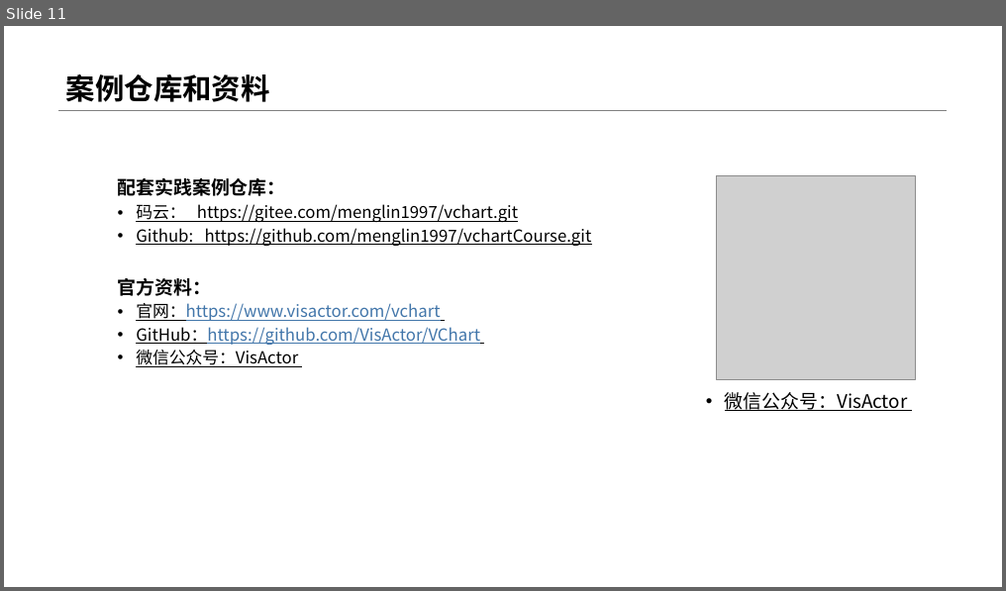
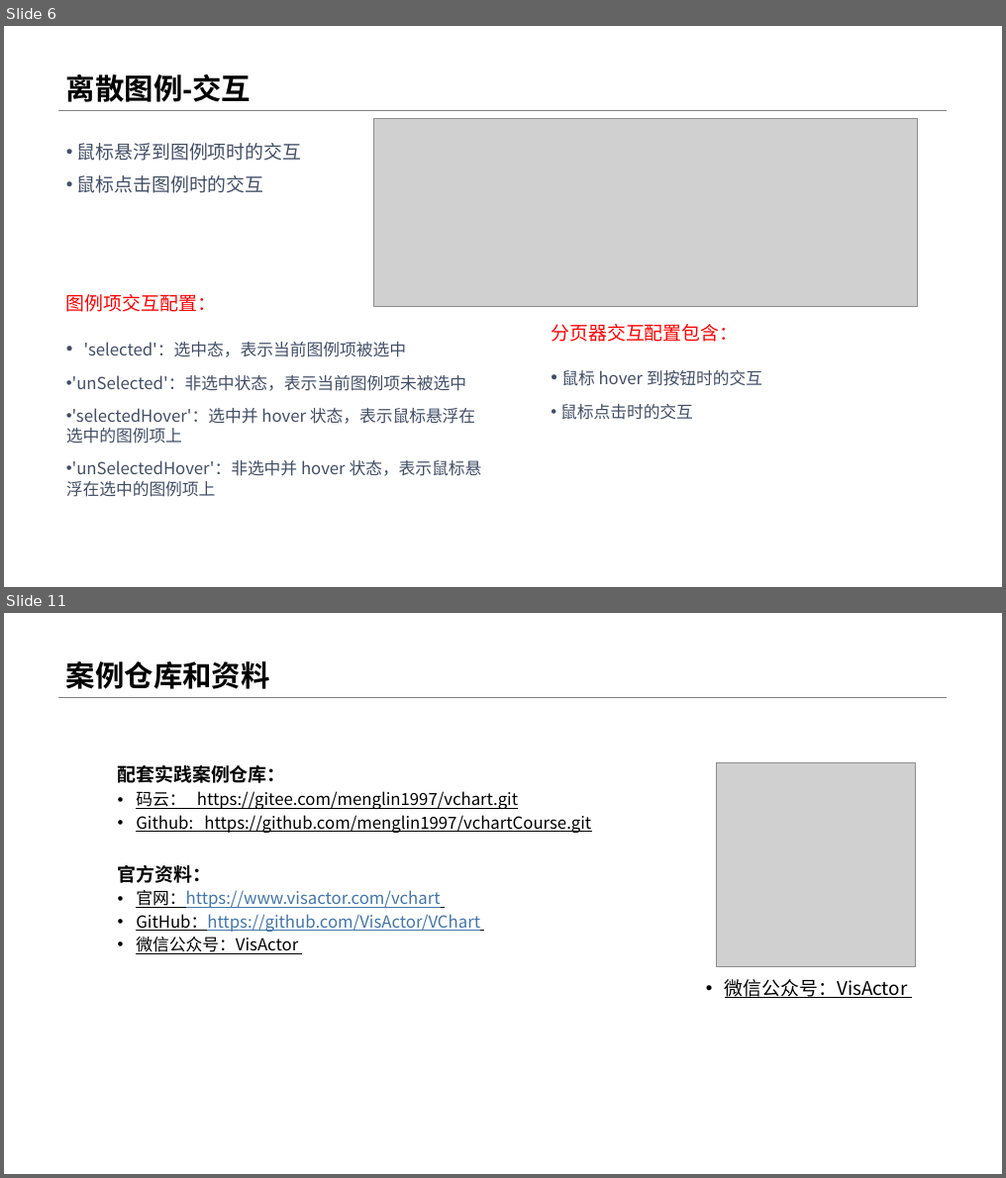
Before and after one commit to menglin1997/vchartCourse, a slide deck: code/Chapter 2 - Detailed Explanation of Chart Concepts/11-Legend/11-Legend图例.pptx. Shown one above the other, each under a label of ours: slide 11 before the commit, slides 6 and 11 after it; the slides between them are not shown. The pictures are 1006x591 and 1006x1178 pixels, drawn with LibreOffice and Linux fonts; fonts in the diff are those of the drawing; grey boxes stand for pictures. Boxes give left, top, right and bottom in pixels: in the first picture for what was removed or moved away, otherwise in the second. Text is boxed around its words. In the diff, an @@ line names an element or a change of style, - is before the commit and + after.

```diff
--- a/code/Chapter 2 - Detailed Explanation of Chart Concepts/11-Legend/11-Legend图例.pptx
+++ b/code/Chapter 2 - Detailed Explanation of Chart Concepts/11-Legend/11-Legend图例.pptx
@@ slide 6 added at bbox=[4, 26, 1002, 587], background #FFFFFF; not listed: 1 template element that a slide beside it also shows @@
@@ title added at bbox=[66, 75, 251, 102], 28 pt, text #000000, bold @@
+离散图例-交互
@@ text added at bbox=[77, 143, 302, 193], 18 pt, text #424E66 @@
+• 鼠标悬浮到图例项时的交互
+• 鼠标点击图例时的交互
@@ picture added at bbox=[374, 119, 917, 307] @@
@@ text added at bbox=[66, 294, 482, 497], 16 pt, text #424E66 @@
+图例项交互配置：
+• 'selected'：选中态，表示当前图例项被选中
+• 'unSelected'：非选中状态，表示当前图例项未被选中
+• 'selectedHover'：选中并 hover 状态，表示鼠标悬浮在选中的图例项上
+• 'unSelectedHover'：非选中并 hover 状态，表示鼠标悬浮在选中的图例项上
@@ text added at bbox=[550, 324, 762, 420], 16 pt, text #424E66 @@
+分页器交互配置包含：
+• 鼠标 hover 到按钮时的交互
+• 鼠标点击时的交互
```
Also in this commit, not shown: 2 slides changed, 6 other slides added, 7 slides removed, 1 other file.
